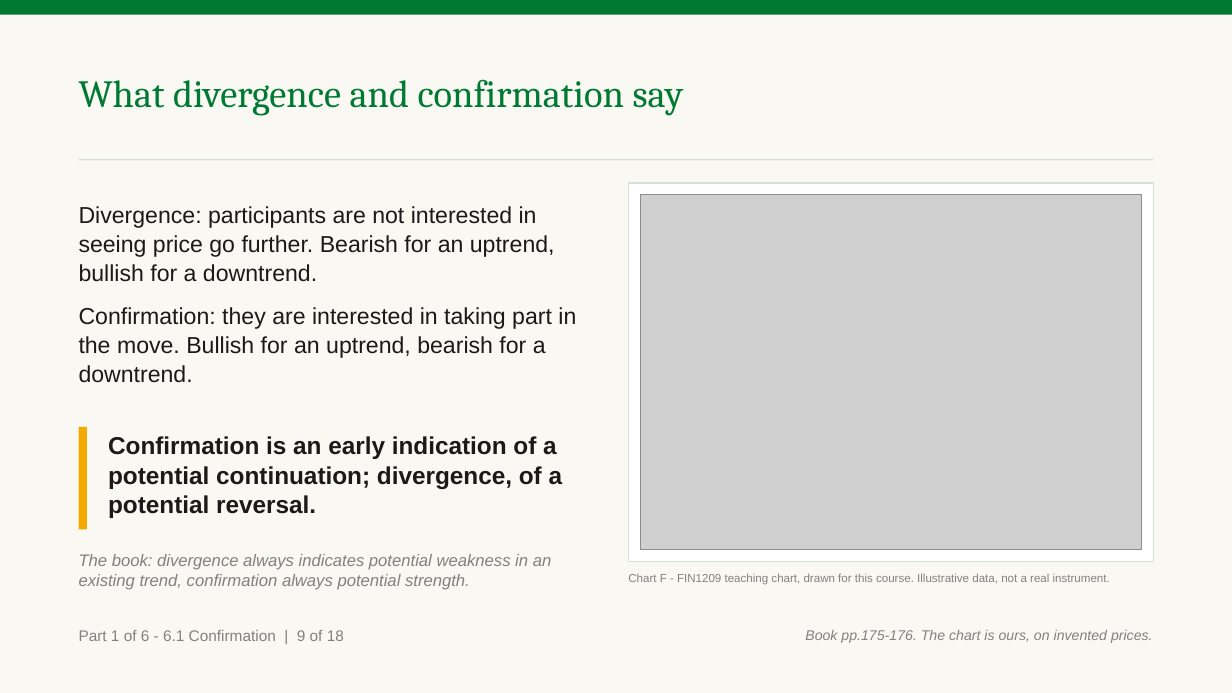
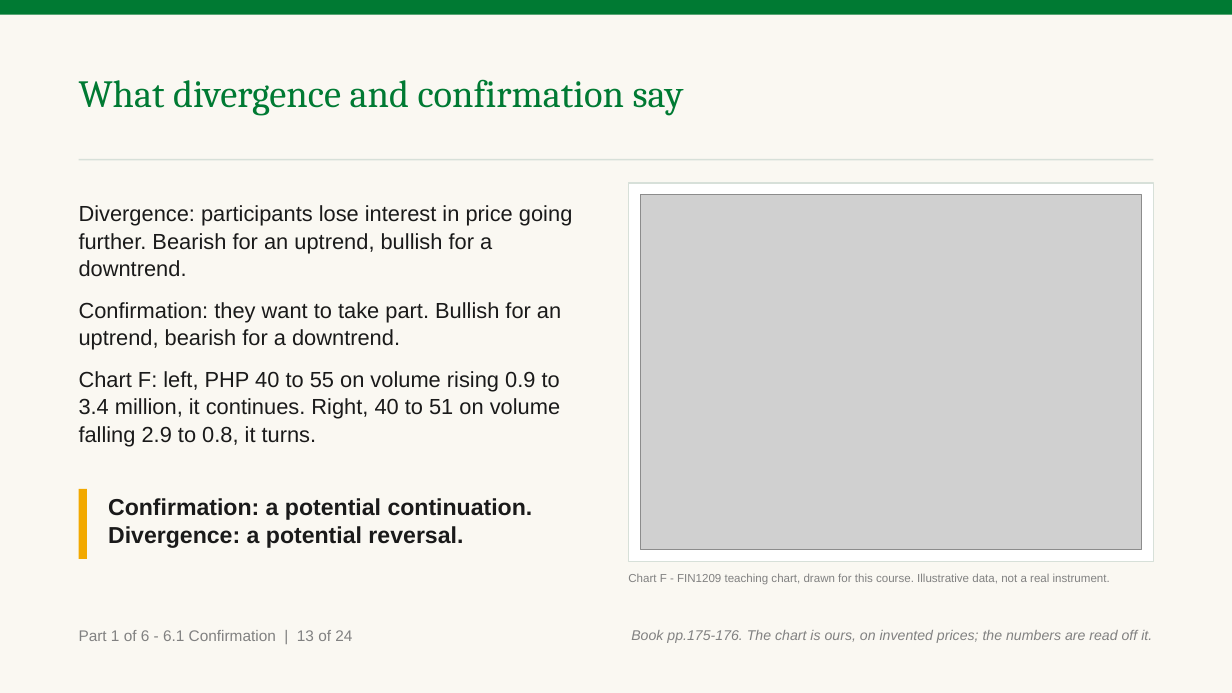
Before and after one commit to benjiesotelo-sudo/Telos_FIN1209, a slide deck: slide 18 of chapter-06/FIN1209-Chapter-06.pptx (slide 14 before the commit). Drawn at 1232x693 pixels with LibreOffice and Linux fonts; fonts in the diff are those of the drawing; grey boxes stand for pictures. Boxes give left, top, right and bottom in pixels: in the first picture for what was removed or moved away, otherwise in the second. Text is boxed around its words. In the diff, an @@ line names an element or a change of style, - is before the commit and + after.

```diff
--- a/chapter-06/FIN1209-Chapter-06.pptx
+++ b/chapter-06/FIN1209-Chapter-06.pptx
@@ text at [79,205,572,447]: text changed; size 18 to 17 pt @@
-Divergence: participants are not interested in seeing price go further. Bearish for an uptrend, bullish for a downtrend.
-Confirmation: they are interested in taking part in the move. Bullish for an uptrend, bearish for a downtrend.
+Divergence: participants lose interest in price going further. Bearish for an uptrend, bullish for a downtrend.
+Confirmation: they want to take part. Bullish for an uptrend, bearish for a downtrend.
+Chart F: left, PHP 40 to 55 on volume rising 0.9 to 3.4 million, it continues. Right, 40 to 51 on volume falling 2.9 to 0.8, it turns.
@@ rectangle: place and size @@
-rectangle at [79,427,87,530]
+rectangle at [79,489,87,559]
@@ text at [108,498,533,548]: text changed; size 19 to 18 pt @@
-Confirmation is an early indication of a potential continuation; divergence, of a potential reversal.
+Confirmation: a potential continuation. Divergence: a potential reversal.
@@ text removed at [79,554,552,590] @@
-The book: divergence always indicates potential weakness in an existing trend, confirmation always potential strength.
@@ text at [79,630,352,641]: text changed @@
-Part 1 of 6 - 6.1 Confirmation | 9 of 18
+Part 1 of 6 - 6.1 Confirmation | 13 of 24
@@ text at [631,630,1152,643]: text changed @@
-Book pp.175-176. The chart is ours, on invented prices.
+Book pp.175-176. The chart is ours, on invented prices; the numbers are read off it.
```
Also in this commit, not shown: 21 other slides changed, 6 slides added, 3 other files.
